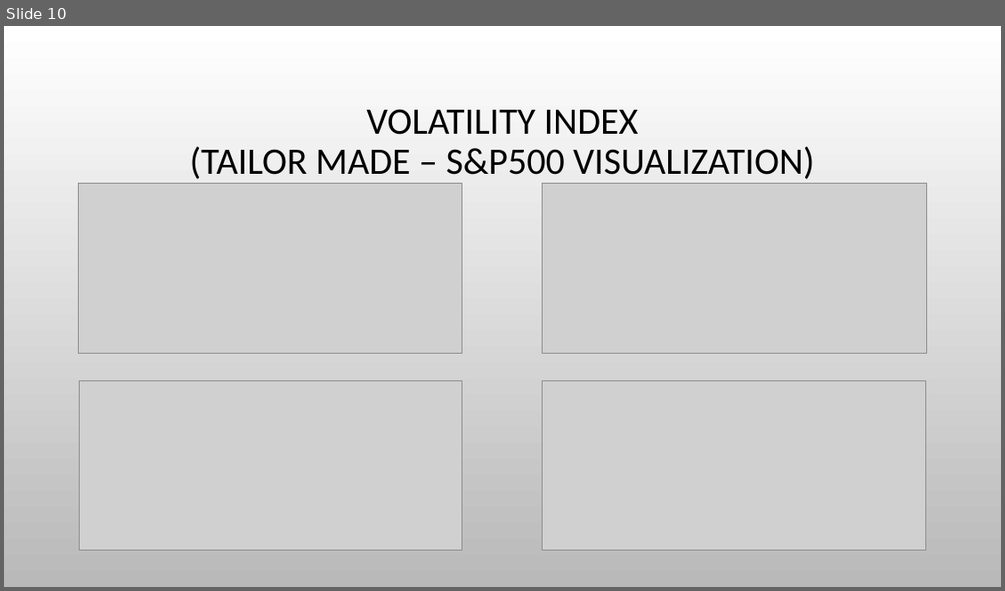
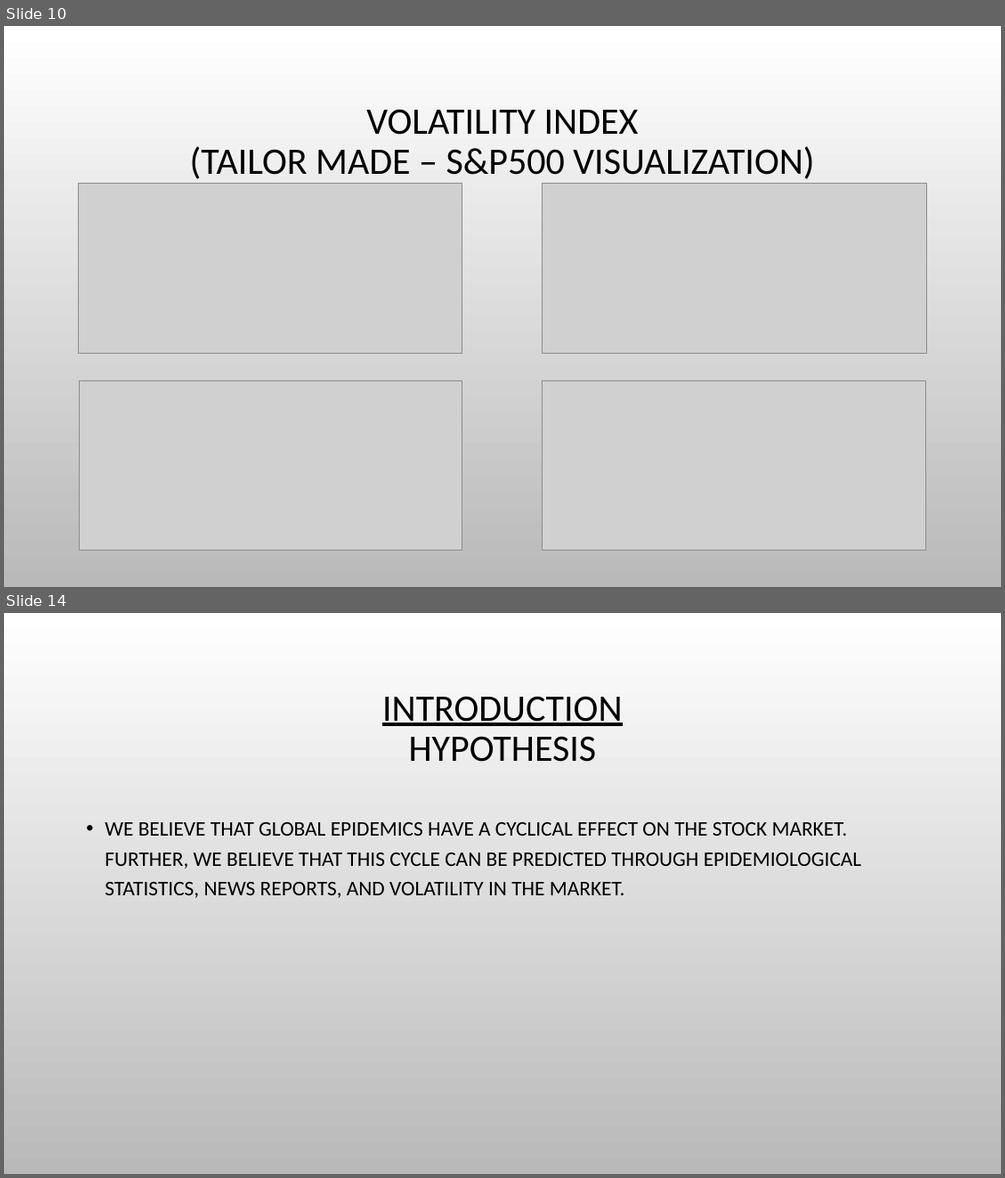
Before and after one commit to sunwukong76/GroupProject1, a slide deck: Code/Andres_Mejia/Visualizations_AM.pptx. Shown one above the other, each under a label of ours: slide 10 before the commit, slides 10 and 14 after it; the slides between them are not shown. The pictures are 1005x591 and 1005x1178 pixels, drawn with LibreOffice and Linux fonts; fonts in the diff are those of the drawing; grey boxes stand for pictures; background and template pictures are left out. Boxes give left, top, right and bottom in pixels: in the first picture for what was removed or moved away, otherwise in the second. Text is boxed around its words. In the diff, an @@ line names an element or a change of style, - is before the commit and + after.

```diff
--- a/Code/Andres_Mejia/Visualizations_AM.pptx
+++ b/Code/Andres_Mejia/Visualizations_AM.pptx
@@ slide 14 added at box(4, 613, 1001, 1174), background picture (left out) @@
@@ title added at box(382, 696, 622, 762), 36 pt, text #000000, underline @@
+INTRODUCTION
+HYPOTHESIS
@@ text added at box(105, 822, 862, 898), 20 pt, text #000000 @@
+• WE BELIEVE THAT GLOBAL EPIDEMICS HAVE A CYCLICAL EFFECT ON THE STOCK MARKET. FURTHER, WE BELIEVE THAT THIS CYCLE CAN BE PREDICTED THROUGH EPIDEMIOLOGICAL STATISTICS, NEWS REPORTS, AND VOLATILITY IN THE MARKET.
```
Also in this commit, not shown: 8 other slides added.
